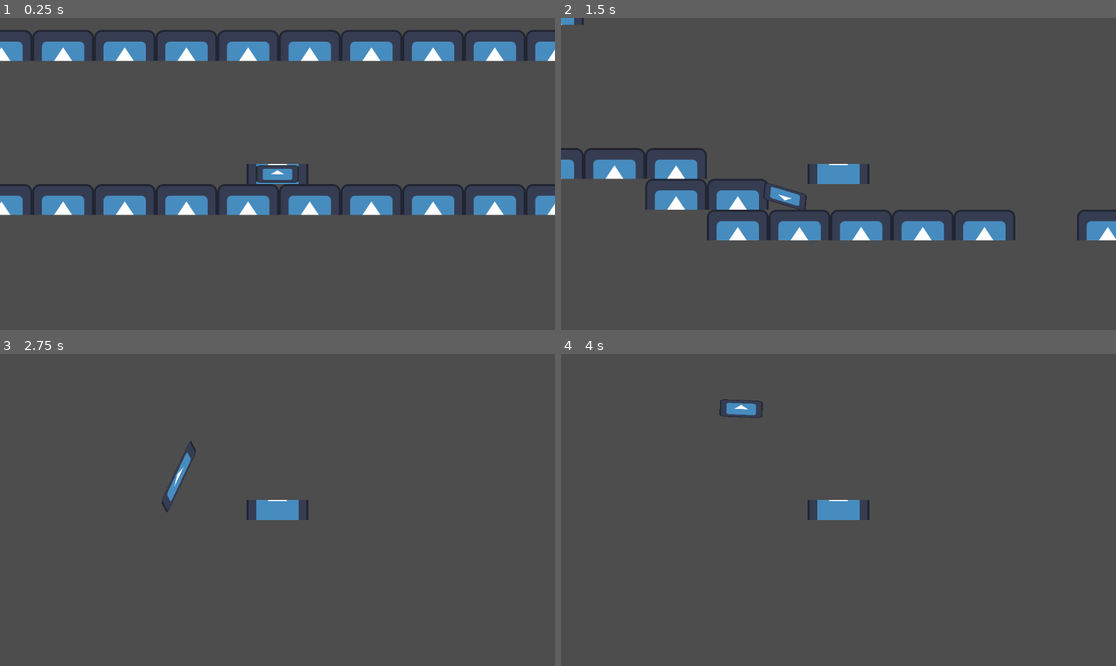
Above: before the commit, frames 1-4 (two rows, left to right).
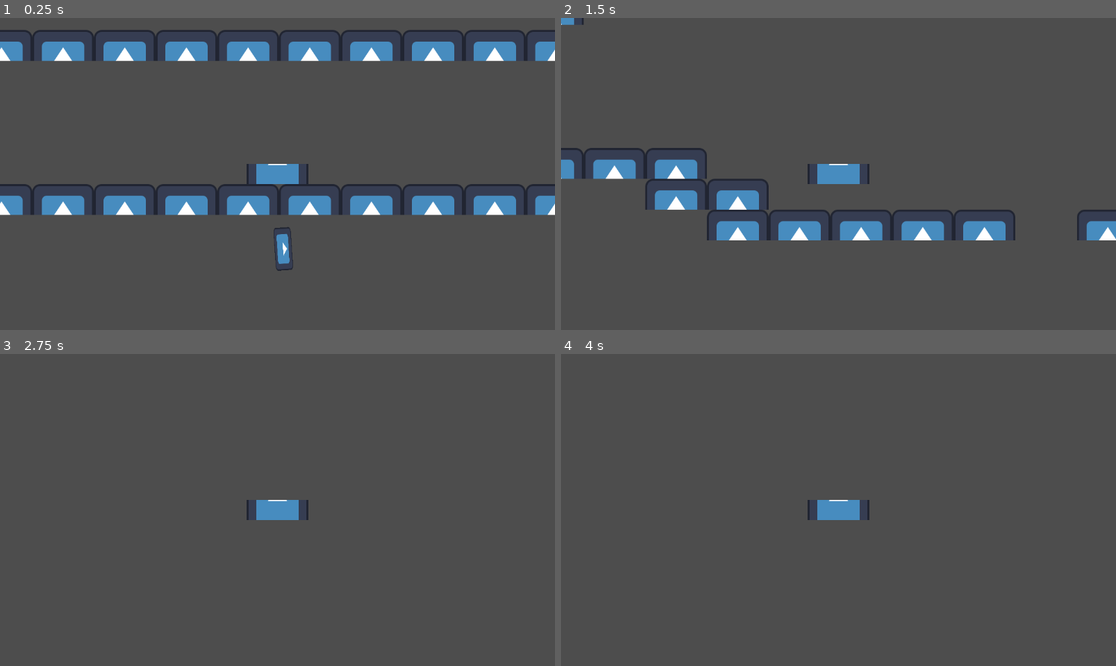
Above: after the commit, the same moments.

Repository: Shaayer/DimensionalRifter
Game: Godot game, scene res://world.tscn
Same seed, same stepped clock (60 frames per second), same inputs: the game is played once before the commit and once after it. The engine's default icon, where the game draws it, is replaced by a stand-in: a white triangle on a blue panel in a dark square.
Inputs (mouse positions are in pixels of both pictures, inside the frame that each line leads up to):
- Up to frame 1 (0.25 s): no input
- Up to frame 2 (1.5 s): move the mouse to (960, 158) at 0.52 s; hold D (key_right) from 0.53 s (still down); click (960, 158) at 0.67 s; tap W (key_up) at 0.77 s; move the mouse to (727, 189) at 1.27 s; click (727, 189) at 1.42 s
- Up to frame 3 (2.75 s): tap W (key_up) at 1.52 s; move the mouse to (333, 441) at 2.02 s; release D (key_right) at 2.03 s; hold A (key_left) from 2.03 s (still down); click (333, 441) at 2.17 s
- Up to frame 4 (4 s): move the mouse to (810, 572) at 2.77 s; release A (key_left) at 2.78 s; hold D (key_right) from 2.78 s (still down); click (810, 572) at 2.92 s; tap W (key_up) at 3.02, 3.77 s; move the mouse to (1005, 556) at 3.52 s; click (1005, 556) at 3.67 s

The runs differ from the first frame. In frame 1, 0.5% of the frame differs, in the area x 46-54%, y 47-82%; in frame 2, 0.3%; in frame 3, 0.3%; in frame 4, 0.3%.

Commit message:
Better but not final javelin

Diff:
--- a/javelin.tscn
+++ b/javelin.tscn
@@ -5,9 +5,10 @@
 [sub_resource type="GDScript" id="GDScript_2qjke"]
 script/source = "extends CharacterBody2D
 
-var speed=5
+var speed=12
 var currentTargetX=0
 var currentTargetY=0
+var active = true
 # Called when the node enters the scene tree for the first time.
 func _ready() -> void:
 	pass # Replace with function body.
@@ -15,65 +16,27 @@
 
 # Called every frame. 'delta' is the elapsed time since the previous frame.
 func _process(delta: float) -> void:
-	if currentTargetX != 0 and currentTargetY !=0:
-		var m=move(currentTargetX, currentTargetY, global_position, speed)
-		global_position.x+=m[0]
-		global_position.y+=m[1]
-		#rotation=m[2]
-
+	if active:
+		move()
 
 func _input(event):
 	if event is InputEventMouseButton:
-		print(\"Mouse Click/Unclick at: \", event.position)
+		#print(\"Mouse Click/Unclick at: \", event.position)
 		var mouse=get_global_mouse_position()
 		currentTargetX=mouse.x
 		currentTargetY=mouse.y
-		#position=mouse
-		#var distanceX=abs(currentTargetX-mouse.x)
-		#var distanceY=abs(currentTargetY-mouse.y)
-		#var slope=distanceY/distanceX
-		#var newDistanceX=distanceX*20
-		#var newDistanceY=distanceY*20*slope
-		#if currentTargetX<position.x:
-			#currentTargetX-=newDistanceX
-		#if currentTargetX>position.x:
-			#currentTargetX+=newDistanceX
-		#if currentTargetY>position.y:
-			#currentTargetY+=newDistanceY
-		#if currentTargetY<position.y:
-			#currentTargetY-=newDistanceY
-		#if currentTargetX==position.x:
-			#currentTargetX=-9999999999999999999
-		#if currentTargetY==position.y:
-			#currentTargetY=-9999999999999999999
-
-func move(targetX, targetY, javelin, speed):
-	#var num1=abs(targetX-javelin.x)
-	#var num2=abs(targetY-javelin.y)
-	#var distance=sqrt(num1**2+num2**2)
-	#var distanceX=targetX-javelin.x
-	#var distanceY=targetY-javelin.y
-	#var quotient=speed/distance
-	#var changeX=distanceX*quotient
-	#var changeY=distanceY*quotient
-	#var rotate=atan(changeY/changeX)
-	#return [changeX, changeY, rotate]
 
 
-	#distance=abs(Vector2(targetX,targetY) - Vector2(javelin.x,javelin.y))
-	var distance=Vector2(targetX,targetY).distance_to(Vector2(javelin.x,javelin.y))
-	var distanceX=abs(targetX-javelin.x)
-	var distanceY=abs(targetY - javelin.y)
-	var quotient=speed/distance
-	if targetX<javelin.x:
-		distanceX=-distanceX
-	if targetY<javelin.y:
-		distanceY=-distanceY
-	#return[distanceX,distanceY,PI]
-	var changeX=distanceX*quotient
-	var changeY=distanceY*quotient
-	look_at(Vector2(targetX,targetY))
-	return [changeX, changeY]
+func move():
+	var javelin = global_position
+	var distanceX = currentTargetX-javelin.x
+	var distanceY = currentTargetY-javelin.y
+	var hypotenuse = sqrt(pow(distanceX,2)+pow(distanceY,2))
+	rotation = atan((distanceY)/(distanceX))
+	global_position.x+=distanceX/hypotenuse*speed
+	global_position.y+=distanceY/hypotenuse*speed
+	currentTargetX+=distanceX/hypotenuse*speed
+	currentTargetY+=distanceY/hypotenuse*speed
 "
 
 [sub_resource type="CapsuleShape2D" id="CapsuleShape2D_2xq7p"]
--- a/world.tscn
+++ b/world.tscn
@@ -54,11 +54,11 @@
 format = 2
 layer_0/tile_data = PackedInt32Array(0, 0, 0, 65535, 0, 0, 1, 0, 0, 2, 0, 0, 3, 0, 0, 4, 0, 0, 65534, 0, 0, 65533, 0, 0 …(1475 unchanged characters)…
 
+[node name="Javelin" parent="." instance=ExtResource("4_6bp77")]
+position = Vector2(-3, -45)
+
 [node name="player_object" parent="." instance=ExtResource("2_kfsae")]
 position = Vector2(-3, -45)
 
-[node name="Javelin" parent="player_object" instance=ExtResource("4_6bp77")]
-scale = Vector2(2, 0.1875)
-
 [node name="Camera2D" type="Camera2D" parent="player_object"]
 metadata/_edit_lock_ = true
